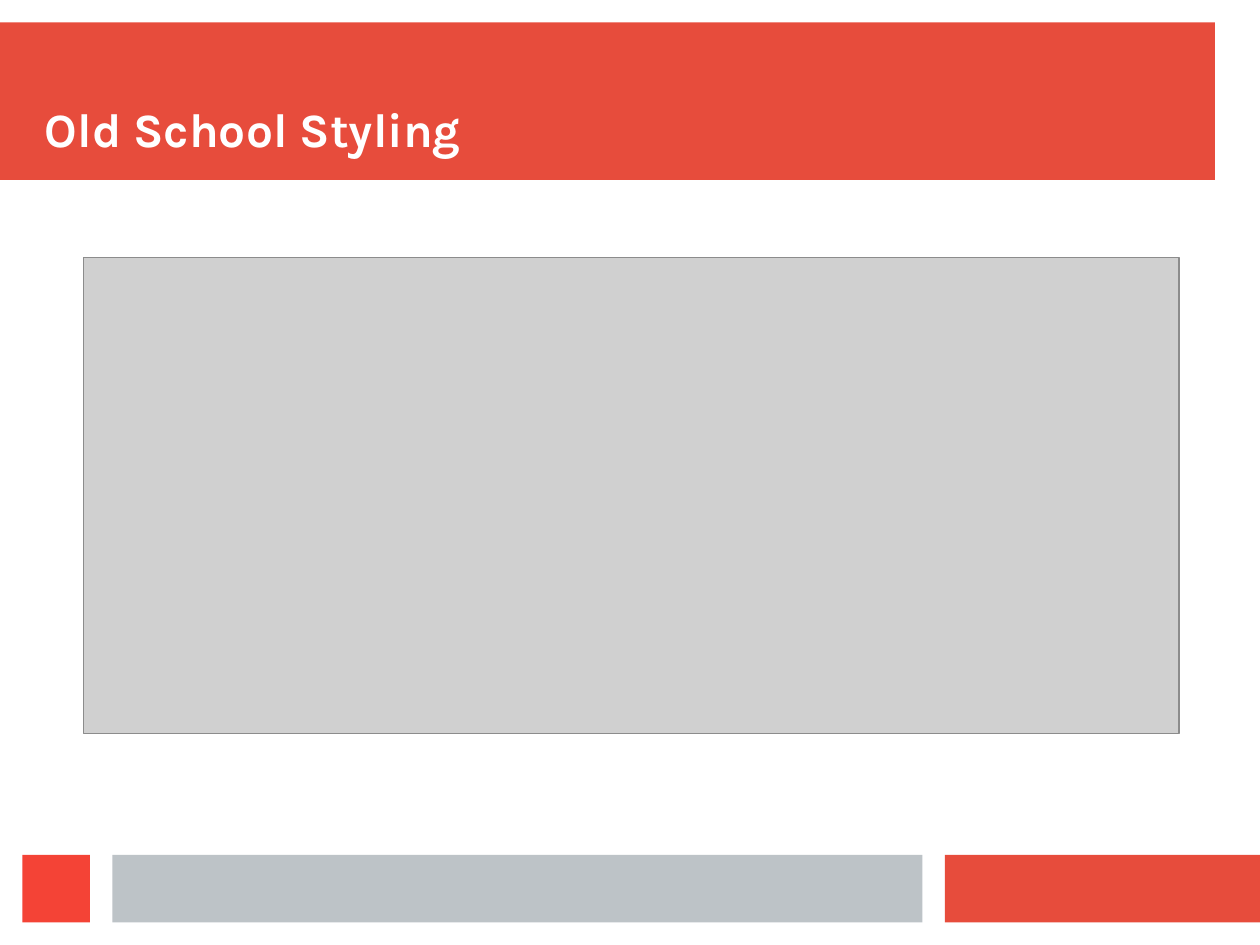
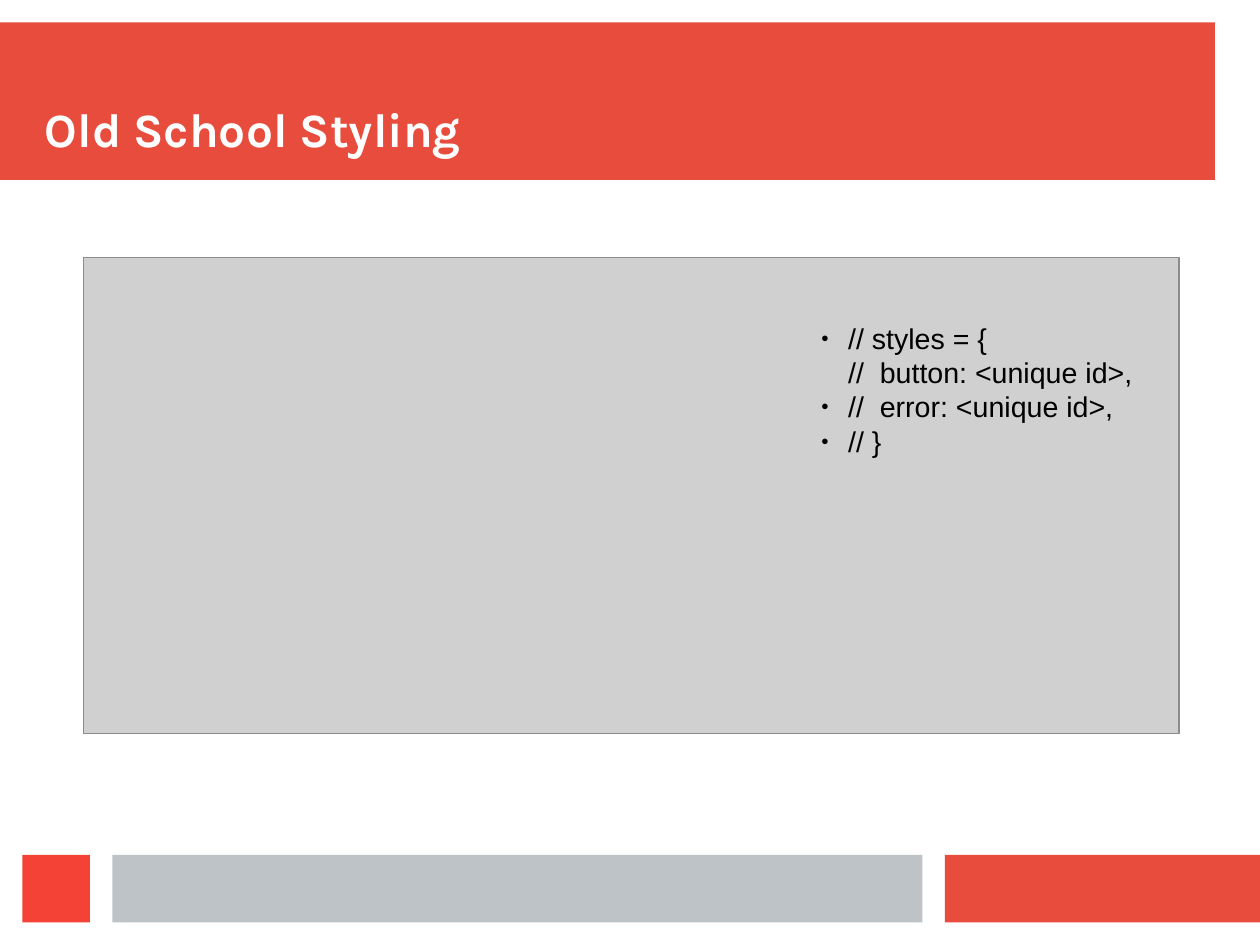
Before and after one commit to aruberto/styling-javascript-components, a slide deck: slide 16 of styling_react_components.odp (slide 15 before the commit). Drawn at 1260x945 pixels with LibreOffice and Linux fonts; fonts in the diff are those of the drawing; grey boxes stand for pictures. Boxes give left, top, right and bottom in pixels: in the first picture for what was removed or moved away, otherwise in the second. Text is boxed around its words. In the diff, an @@ line names an element or a change of style, - is before the commit and + after.

```diff
--- a/styling_react_components.odp
+++ b/styling_react_components.odp
@@ text added at <box>872,328,1132,423</box>, 18 pt, text #000000 @@
+● // styles = {
+  // button: <unique id>,
+● // error: <unique id>,
+● // }
```
Also in this commit, not shown: 3 other slides changed, 1 slide added.
